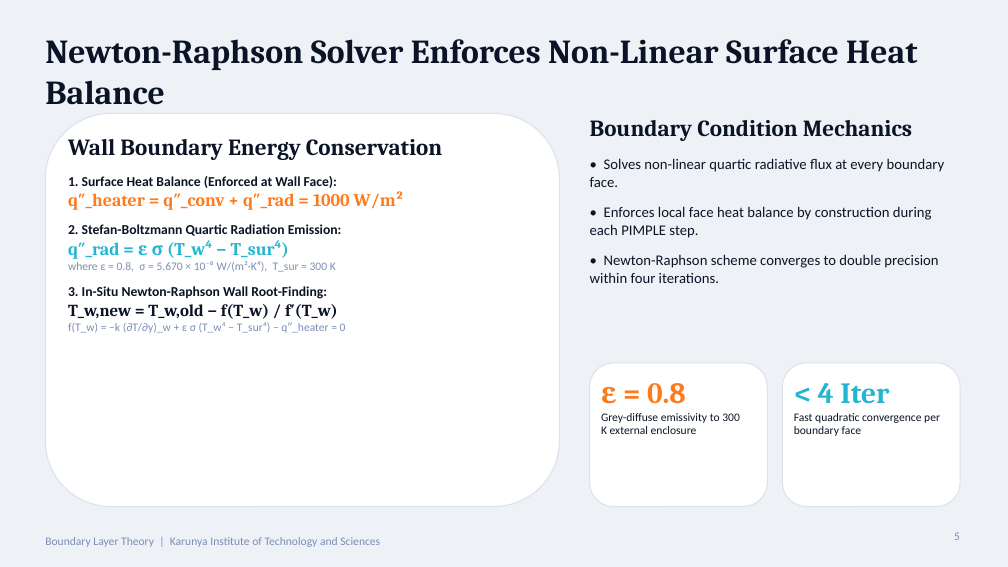
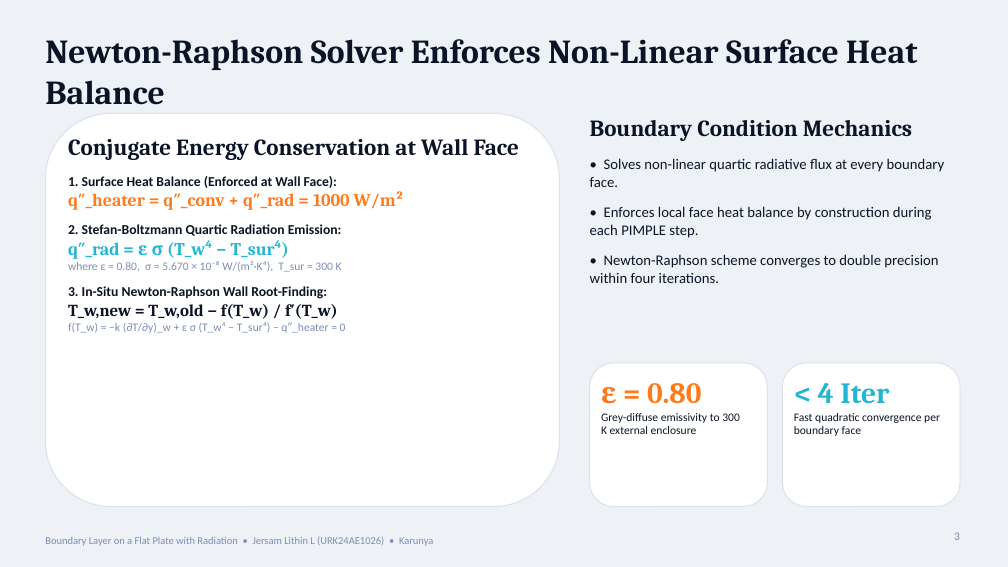
Before and after one commit to Jersam-l/flat-plate-with-radiation-cfd, a slide deck: slide 3 of Flat_Plate_Radiation_CFD_Pitch.pptx (slide 5 before the commit). Drawn at 1008x567 pixels with LibreOffice and Linux fonts; fonts in the diff are those of the drawing. Boxes give left, top, right and bottom in pixels: in the first picture for what was removed or moved away, otherwise in the second. Text is boxed around its words. In the diff, an @@ line names an element or a change of style, - is before the commit and + after.

Commit message:
feat(pitch): minimal 8-slide academic presentation for Jersam Lithin L

```diff
--- a/Flat_Plate_Radiation_CFD_Pitch.pptx
+++ b/Flat_Plate_Radiation_CFD_Pitch.pptx
@@ text at (68,139,519,160): text changed @@
-Wall Boundary Energy Conservation
+Conjugate Energy Conservation at Wall Face
@@ text at (68,261,342,272): text changed @@
-where ε = 0.8, σ = 5.670 × 10⁻⁸ W/(m²·K⁴), T_sur = 300 K
+where ε = 0.80, σ = 5.670 × 10⁻⁸ W/(m²·K⁴), T_sur = 300 K
@@ text at (601,383,701,404): text changed @@
-ε = 0.8
+ε = 0.80
@@ text at (45,537,433,546): text changed; size 11 to 10 pt @@
-Boundary Layer Theory | Karunya Institute of Technology and Sciences
+Boundary Layer on a Flat Plate with Radiation • Jersam Lithin L (URK24AE1026) • Karunya
```
Also in this commit, not shown: 7 other slides changed, 6 slides removed, 25 other files.
